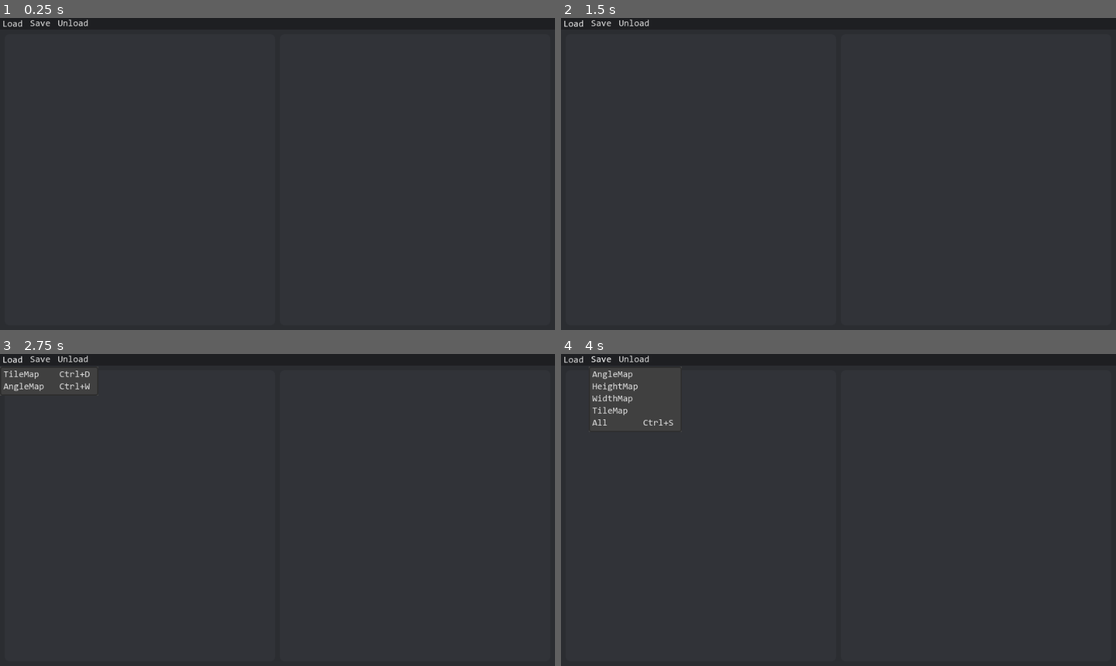
Above: before the commit, frames 1-4 (two rows, left to right).
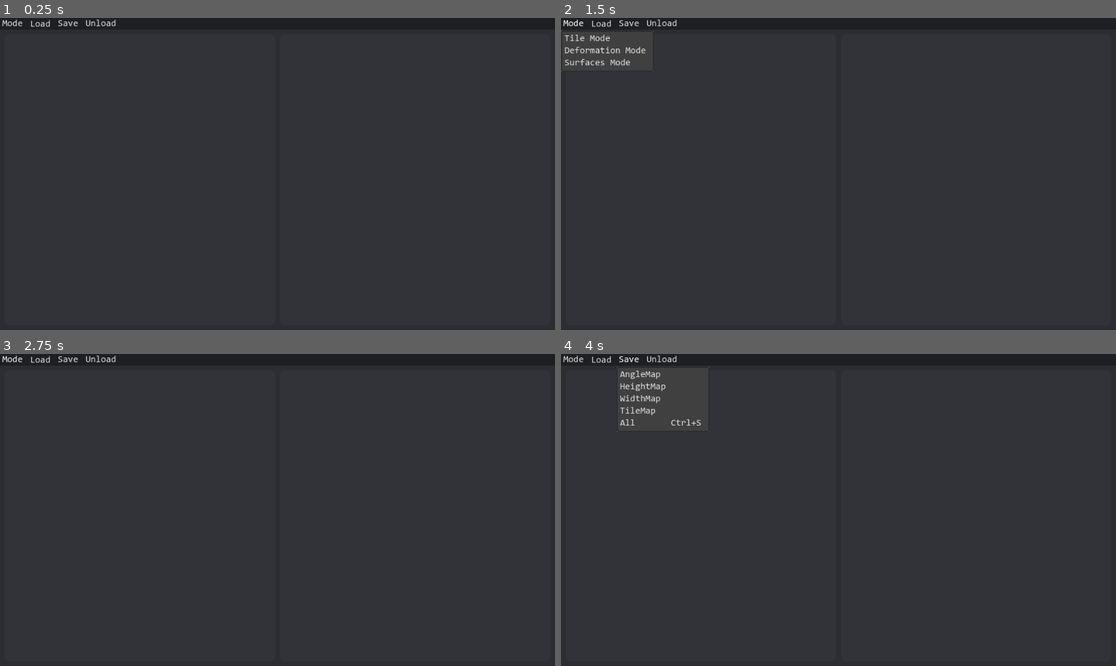
Above: after the commit, the same moments.

Repository: MichaelGallinago/OrbinautEditor
Game: Godot game, scene res://CollisionEditorMainWindow.tscn
Two runs of this game, one before a commit and one after it. Both use one fixed random seed, a clock stepped at 60 frames per second and the inputs below.
Inputs (mouse positions are in pixels of both pictures, inside the frame that each line leads up to):
- Up to frame 1 (0.25 s): no input
- Up to frame 2 (1.5 s): click "Load" at 0.5 s; click (572, 24) at 1.25 s, where only the run after the commit has a clickable "Mode"
- Up to frame 3 (2.75 s): click (11, 360) at 2 s, where only the run after the commit has a clickable "Mode"
- Up to frame 4 (4 s): click (572, 360) at 2.75 s, where only the run after the commit has a clickable "Mode"; click "Save" at 3.5 s

The runs differ from the first frame. In frame 1, 0.2% of the frame differs, in the area x 0-21%, y 0-3%; in frame 2, 0.6%; in frame 3, 0.5%; in frame 4, 1.0%, in the area x 0-27%, y 0-25%.

Commit message:
Menu Beta

Diff:
--- a/CollisionEditorMainWindow.tscn
+++ b/CollisionEditorMainWindow.tscn
@@ -53,6 +53,17 @@
 anchor_bottom = 1.0
 grow_horizontal = 2
 grow_vertical = 2
+
+[node name="MenuButton4" type="MenuButton" parent="VBoxContainer2/HBoxContainer/TextureRect2/HBoxContainer"]
+layout_mode = 2
+text = "Mode"
+item_count = 3
+popup/item_0/text = "Tile Mode"
+popup/item_0/id = 0
+popup/item_1/text = "Deformation Mode"
+popup/item_1/id = 1
+popup/item_2/text = "Surfaces Mode"
+popup/item_2/id = 2
 
 [node name="MenuButton" type="MenuButton" parent="VBoxContainer2/HBoxContainer/TextureRect2/HBoxContainer"]
 layout_mode = 2
